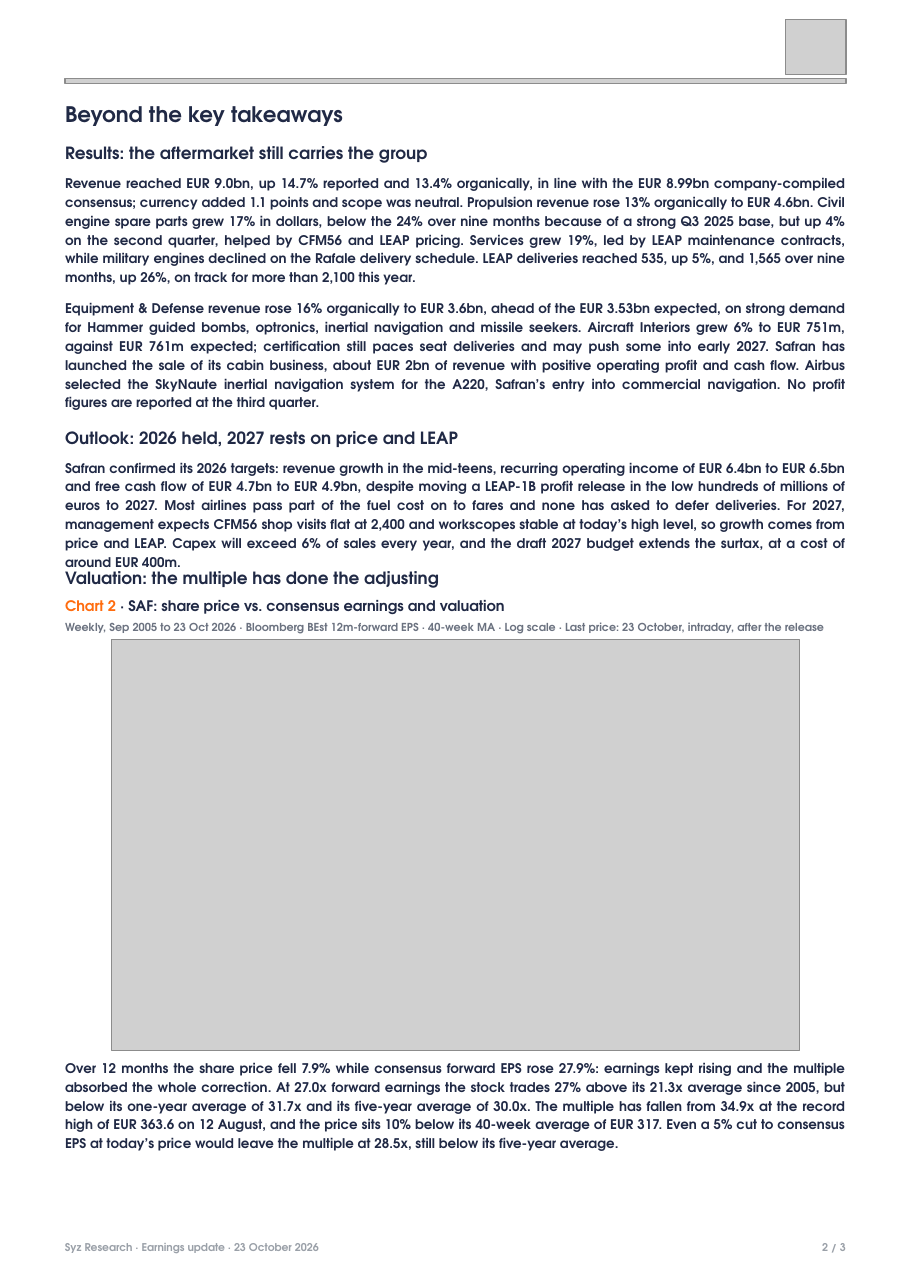
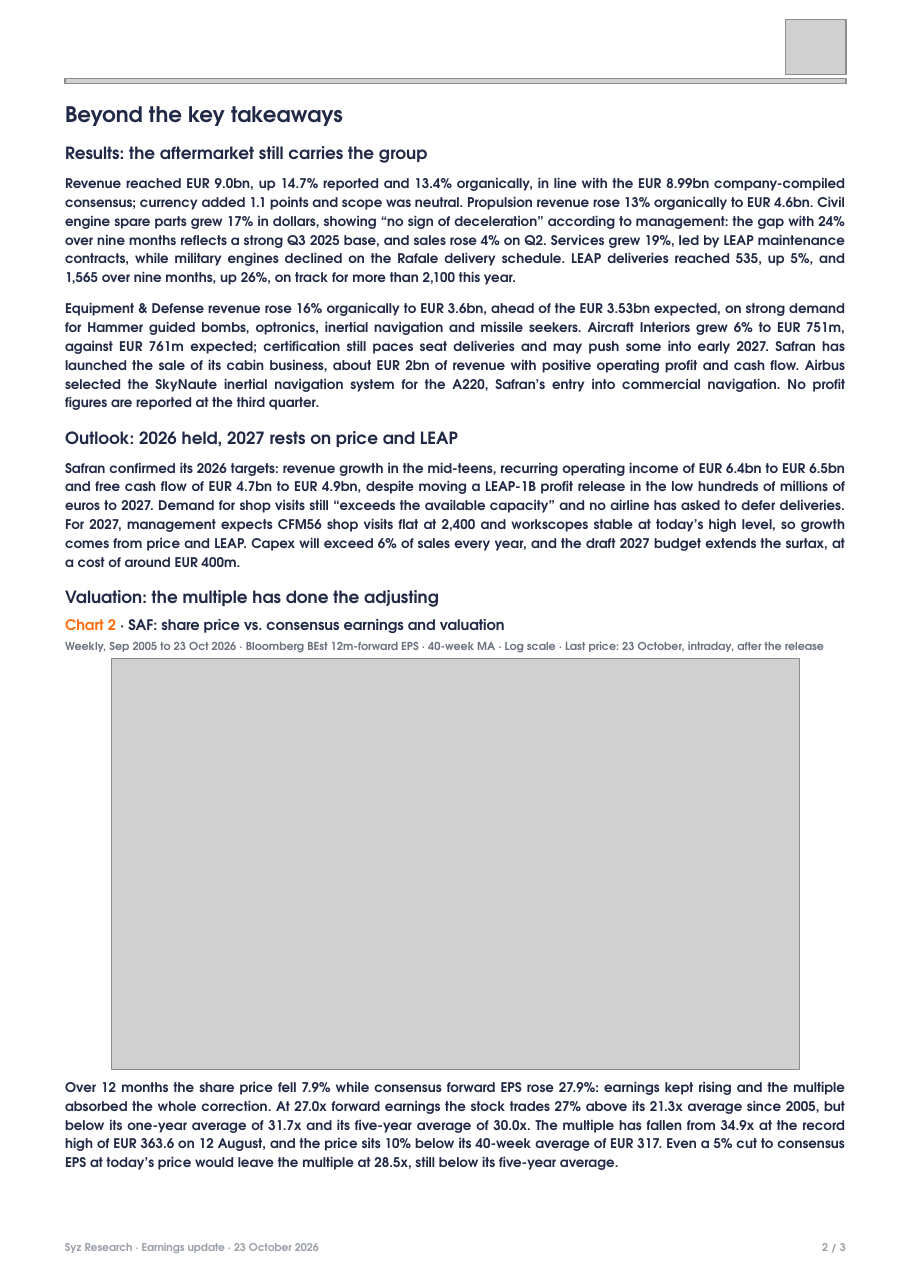
Before and after one commit to jb-db05/syz-earnings, a slide deck: slide 2 of reports/SAF_Q3_2026/Earnings_Update_SAF_Q32026.pptx. Drawn at 911x1288 pixels with LibreOffice and Linux fonts; fonts in the diff are those of the drawing; grey boxes stand for pictures. Boxes give left, top, right and bottom in pixels: in the first picture for what was removed or moved away, otherwise in the second. Text is boxed around its words. In the diff, an @@ line names an element or a change of style, - is before the commit and + after.

```diff
--- a/reports/SAF_Q3_2026/Earnings_Update_SAF_Q32026.pptx
+++ b/reports/SAF_Q3_2026/Earnings_Update_SAF_Q32026.pptx
@@ text at (x1=65, y1=177, x2=845, y2=285): text changed @@
-Revenue reached EUR 9.0bn, up 14.7% reported and 13.4% organically, in line with the EUR 8.99bn company-compiled consensus; currency added 1.1 points and scope was neutral. Propulsion revenue rose 13% organically to EUR 4.6bn. Civil engine spare parts grew 17% in dollars, below the 24% over nine months because of a strong Q3 2025 base, but up 4% on the second quarter, helped by CFM56 and LEAP pricing. Services grew 19%, led by LEAP maintenance contracts, while military engines declined on the Rafale delivery schedule. LEAP deliveries reached 535, up 5%, and 1,565 over nine months, up 26%, on track for more than 2,100 this year.
+Revenue reached EUR 9.0bn, up 14.7% reported and 13.4% organically, in line with the EUR 8.99bn company-compiled consensus; currency added 1.1 points and scope was neutral. Propulsion revenue rose 13% organically to EUR 4.6bn. Civil engine spare parts grew 17% in dollars, showing “no sign of deceleration” according to management: the gap with 24% over nine months reflects a strong Q3 2025 base, and sales rose 4% on Q2. Services grew 19%, led by LEAP maintenance contracts, while military engines declined on the Rafale delivery schedule. LEAP deliveries reached 535, up 5%, and 1,565 over nine months, up 26%, on track for more than 2,100 this year.
@@ text at (x1=65, y1=462, x2=845, y2=567): text changed @@
-Safran confirmed its 2026 targets: revenue growth in the mid-teens, recurring operating income of EUR 6.4bn to EUR 6.5bn and free cash flow of EUR 4.7bn to EUR 4.9bn, despite moving a LEAP-1B profit release in the low hundreds of millions of euros to 2027. Most airlines pass part of the fuel cost on to fares and none has asked to defer deliveries. For 2027, management expects CFM56 shop visits flat at 2,400 and workscopes stable at today’s high level, so growth comes from price and LEAP. Capex will exceed 6% of sales every year, and the draft 2027 budget extends the surtax, at a cost of around EUR 400m.
+Safran confirmed its 2026 targets: revenue growth in the mid-teens, recurring operating income of EUR 6.4bn to EUR 6.5bn and free cash flow of EUR 4.7bn to EUR 4.9bn, despite moving a LEAP-1B profit release in the low hundreds of millions of euros to 2027. Demand for shop visits still “exceeds the available capacity” and no airline has asked to defer deliveries. For 2027, management expects CFM56 shop visits flat at 2,400 and workscopes stable at today’s high level, so growth comes from price and LEAP. Capex will exceed 6% of sales every year, and the draft 2027 budget extends the surtax, at a cost of around EUR 400m.
@@ 4 texts, 1 picture moved together from (x1=65, y1=565, x2=845, y2=1151) to (x1=65, y1=590, x2=845, y2=1170) @@
```
Also in this commit, not shown: 1 other slide changed, 3 other files.
